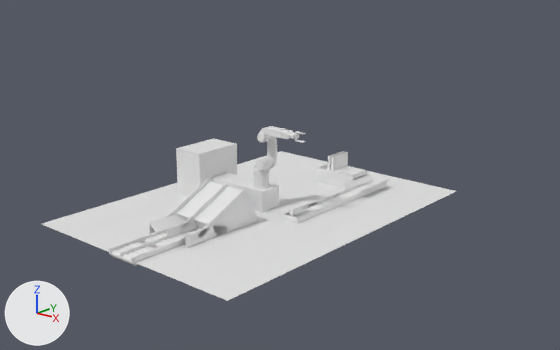
The Blender file Pick-and-Place-Simulation.blend, before and after one commit.
The view is the same before and after, from a camera (50 mm lens) standing at (20.1, -21.98, 10.4) and looking at (0.72, 0.33, 1.4). Arrows for +X, +Y and +Z are at lower left; the lights stay in place. Materials are left out; every surface is plain grey.

In view in the first picture: 'Conveyor Rolls', 'Conveyor Rolls.001', 'Floor', 'ObjectGreen1', 'Platform', 'Ramp Green', 'Ramp Red', 'Socket', 'TestingPlatform', 'Wall.003', 'Wall1'.
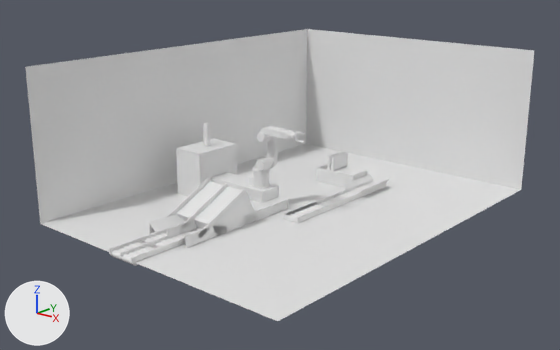
The change, as a list of edits to the scene's bpy script:
```text
Add me_cube_011:
    me_cube_011.from_pydata(...)  # a box spanning x -1.0..1.0, y -1.0..1.0, z -1.0..1.0
Change ob_objectgreen1:
    ob_objectgreen1.location: (1.89, 0.07, 0.34) -> (1.35, 4.75, 0.52)
Change ob_floor:
    ob_floor.location: (0.0, 0.0, 0.0) -> (1.0, 1.0, 0.0)
    ob_floor.scale: (5.0, 7.0, 5.0) -> (6.0, 8.0, 5.0)
Change ob_objectgreen6:
    remove ob_objectgreen6.hide_set(True)  # its collection is switched off
Add ob_cube:
    ob_cube = bpy.data.objects.new('Cube', me_cube_011)
    ob_cube.location = (0.0, -0.8, 0.2)
    ob_cube.scale = (1.0, 1.3, 0.2)
Add ob_floor_001:
    ob_floor_001 = bpy.data.objects.new('Floor.001', me_plane.copy())  # the mesh of ob_floor
    ob_floor_001.location = (-5.0, 1.0, 3.0)
    ob_floor_001.rotation_euler = (0.0, 1.571, 0.0)  # degrees (0, 90, 0)
    ob_floor_001.scale = (3.0, 8.0, 5.0)
Add ob_floor_002:
    ob_floor_002 = bpy.data.objects.new('Floor.002', me_plane.copy())  # the mesh of ob_floor
    ob_floor_002.location = (1.0, 9.0, 3.0)
    ob_floor_002.rotation_euler = (1.571, 1.571, 0.0)  # degrees (90, 90, 0)
    ob_floor_002.scale = (3.0, 6.0, 5.0)
```

What differs and where, as boxes (x1, y1, x2, y2) in the pictures (560 x 350 px):
'Floor.001', added: after (25, 29, 307, 224)
'Floor', moved, rescaled (15% wider, 18% taller): before (42, 151, 456, 301); after (42, 144, 520, 321)
'Floor.002', added: after (306, 29, 534, 190)
'Cube', added: after (243, 197, 288, 226)
'ObjectGreen1', moved: before (289, 202, 308, 214); after (349, 170, 366, 180)
'ObjectGreen6', shown: after (203, 123, 211, 147)
